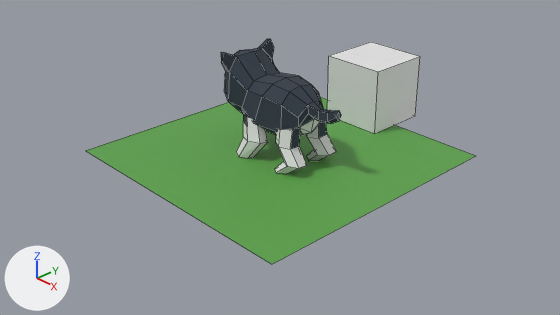
A saved change to the Blender file blender/husky.blend.
Both versions are drawn from the file's camera 'Camera'. Arrows for +X, +Y and +Z are at lower left; the lights stay in place. Mesh edges are drawn as thin lines.

Script lines for the objects in view, before the commit:
```python
ob_body = bpy.data.objects.new('body', me_cube)
ob_body.location = (0.0, 0.0, 0.0)
ob_front_leg = bpy.data.objects.new('front-leg', me_cylinder)
ob_front_leg.location = (0.0, 0.0, 0.67)
ob_one_meter = bpy.data.objects.new('one-meter', me_cube_001)
ob_one_meter.location = (0.0, 2.023, 0.5)
ob_one_meter.scale = (0.5, 0.5, 0.5)
ob_plane = bpy.data.objects.new('Plane', me_plane)
ob_plane.location = (0.0, 0.0, 0.0)
ob_plane.scale = (2.0, 2.0, 2.0)
ob_rear_leg = bpy.data.objects.new('rear-leg', me_cylinder_001)
ob_rear_leg.location = (0.0, 0.0, 0.67)
```
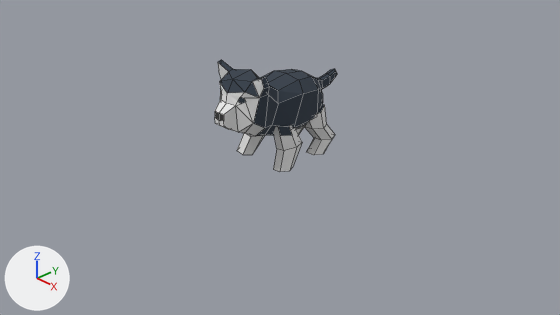
Boxes [x1, y1, x2, y2] around the edits, measured in the pictures (560 x 315 px):
```json
{"object": "Plane", "change": "hidden", "before": [86, 97, 475, 264], "on screen": "green"}
{"object": "body", "change": "mesh turned, modifiers changed", "before": [221, 39, 341, 136], "after": [215, 60, 337, 136]}
{"object": "one-meter", "change": "hidden", "before": [327, 42, 420, 134]}
{"object": "rear-leg", "change": "mesh turned, modifiers changed, moved", "before": [275, 122, 336, 174], "after": [296, 104, 335, 155]}
{"object": "front-leg", "change": "mesh turned, modifiers changed, moved", "before": [237, 111, 268, 158], "after": [237, 125, 302, 172]}
```

Edits to the scene script, one JSON object a line:
```json
{"block": "me_cube", "where": "me_cube.from_pydata(...)  # 78 vertices, 66 faces, 2 loose edges; spans x -1.08..1.13, y -0.49..0.0, z 0.41..1.47"}
{"block": "me_cube", "where": "# used by ob_body; location = (0.0, 0.0, 0.0)"}
{"block": "me_cube", "change": "me_cube part 1: the whole mesh is turned 90 degrees about the z axis through the mesh origin"}
{"block": "me_cylinder", "where": "me_cylinder.from_pydata(...)  # 20 vertices, 15 faces; spans x -0.425..0.048, y -0.521..-0.181, z -0.689..-0.016"}
{"block": "me_cylinder", "where": "# used by ob_front_leg; location = (0.0, 0.0, 0.67)"}
{"block": "me_cylinder", "change": "me_cylinder part 2: the whole mesh is turned 90 degrees about the z axis through its middle, then moved by (0.539, 0.163, 0.67)"}
{"block": "me_cylinder_001", "where": "me_cylinder_001.from_pydata(...)  # 24 vertices, 20 faces; spans x 0.263..0.772, y -0.463..-0.089, z -0.687..0.014"}
{"block": "me_cylinder_001", "where": "# used by ob_rear_leg; location = (0.0, 0.0, 0.67)"}
{"block": "me_cylinder_001", "change": "me_cylinder_001 part 3: the whole mesh is turned 90 degrees about the z axis through its middle, then moved by (-0.241, 0.794, 0.67)"}
{"op": "set", "path": "ob_one_meter.location", "old": "(0.0, 2.023, 0.5)", "new": "(-2.142, 0.064, 0.5)"}
{"op": "add", "block": "ob_one_meter", "code": "ob_one_meter.hide_set(True)"}
{"op": "add", "block": "ob_plane", "code": "ob_plane.hide_set(True)"}
{"block": "ob_body", "where": "_m = ob_body.modifiers.new('Mirror', 'MIRROR')"}
{"op": "remove", "block": "ob_body", "code": "_m.use_axis = (False, True, False)"}
{"op": "set", "path": "ob_front_leg.location", "old": "(0.0, 0.0, 0.67)", "new": "(0.0, 0.0, 0.0)"}
{"block": "ob_front_leg", "where": "_m = ob_front_leg.modifiers.new('Mirror', 'MIRROR')"}
{"op": "remove", "block": "ob_front_leg", "code": "_m.use_axis = (False, True, False)"}
{"op": "set", "path": "ob_rear_leg.location", "old": "(0.0, 0.0, 0.67)", "new": "(0.0, 0.0, 0.0)"}
{"block": "ob_rear_leg", "where": "_m = ob_rear_leg.modifiers.new('Mirror', 'MIRROR')"}
{"op": "remove", "block": "ob_rear_leg", "code": "_m.use_axis = (False, True, False)"}
```
